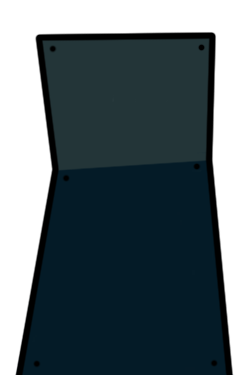
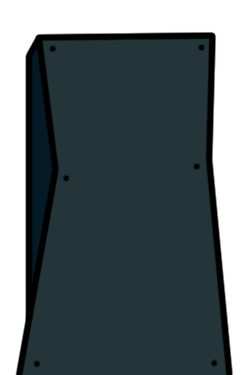
Before/after of a (250, 375) layered artwork. What changed in the layer stack:
painted on "Linework" over bbox(25, 34, 43, 323)
painted on "Color" over bbox(15, 35, 234, 375)
